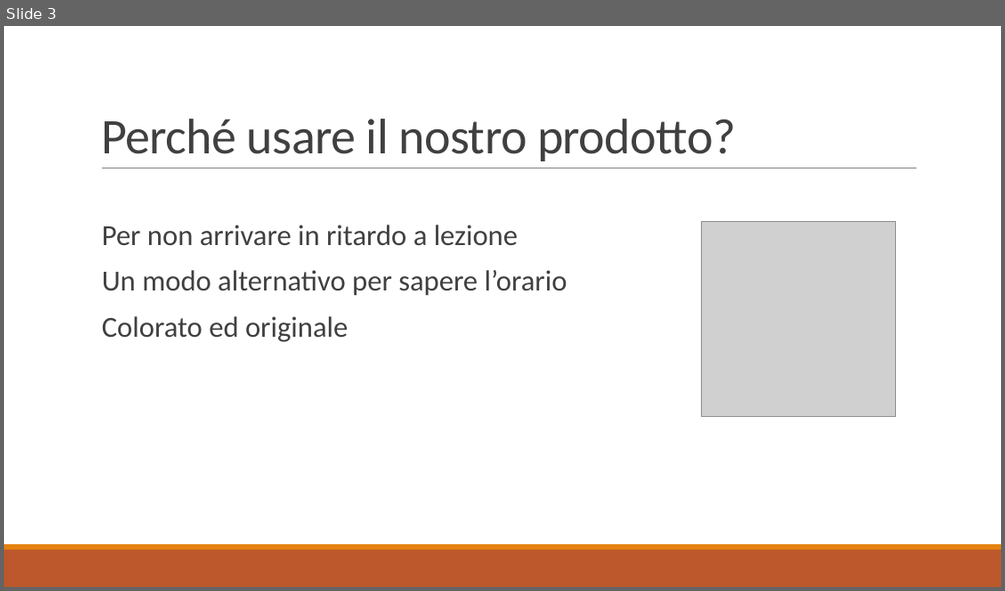
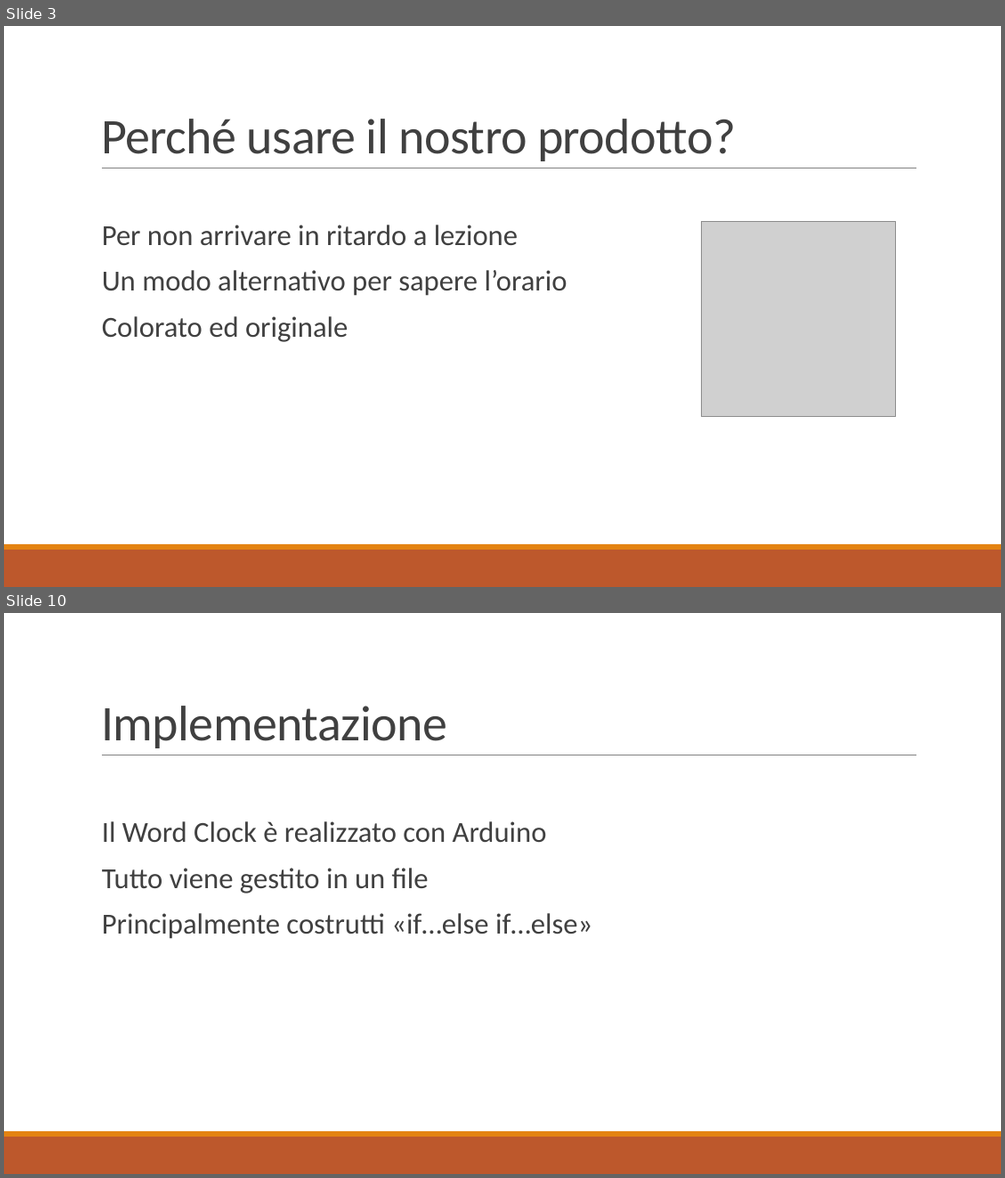
Before and after one commit to PaoloWeishaupt/Word-Clock, a slide deck: Presentazione/Presentazione_Word_Clock.pptx. Shown one above the other, each under a label of ours: slide 3 before the commit, slides 3 and 10 after it; the slides between them are not shown. The pictures are 1005x591 and 1005x1178 pixels, drawn with LibreOffice and Linux fonts; fonts in the diff are those of the drawing; grey boxes stand for pictures. Boxes give left, top, right and bottom in pixels: in the first picture for what was removed or moved away, otherwise in the second. Text is boxed around its words. In the diff, an @@ line names an element or a change of style, - is before the commit and + after.

```diff
--- a/Presentazione/Presentazione_Word_Clock.pptx
+++ b/Presentazione/Presentazione_Word_Clock.pptx
@@ slide 10 added at box(4, 613, 1001, 1174), background #FFFFFF; not listed: 3 template elements that a slide beside it also shows @@
@@ title added at box(101, 706, 447, 748), 48 pt, text #404040 @@
+Implementazione
@@ text added at box(102, 821, 592, 939), 28 pt, text #404040 @@
+  Il Word Clock è realizzato con Arduino
+  Tutto viene gestito in un file
+  Principalmente costrutti «if…else if…else»
```
Also in this commit, not shown: 3 slides changed, 6 other slides added, 1 slide removed.
